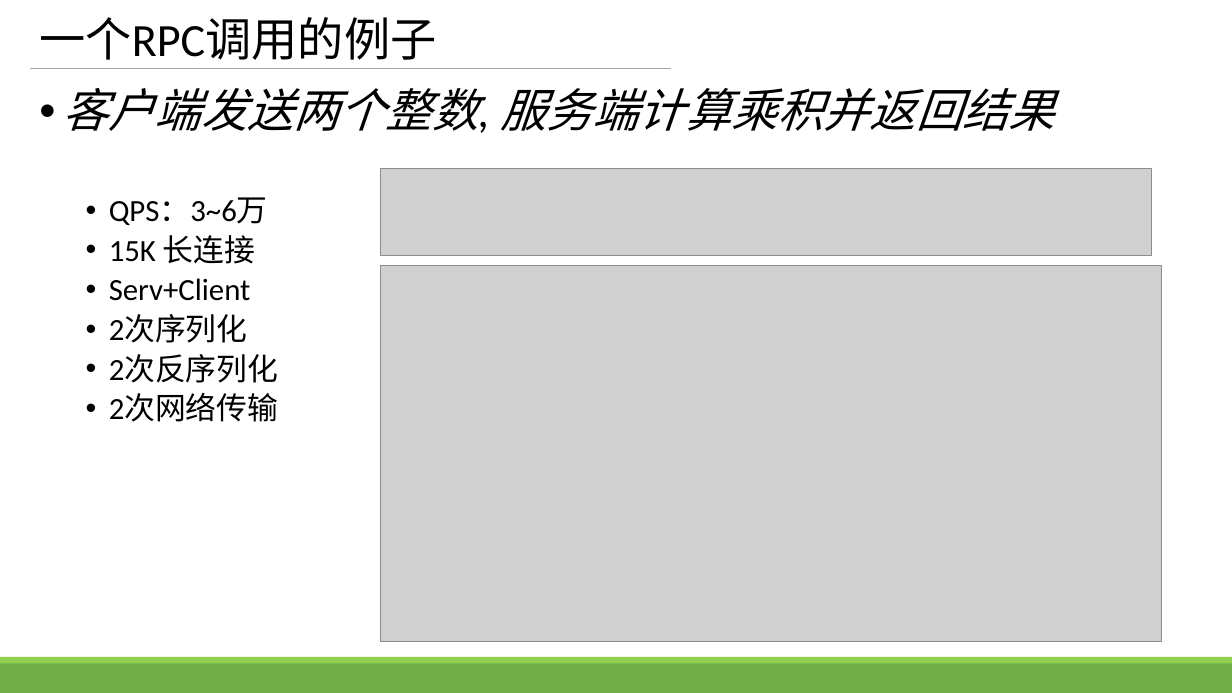
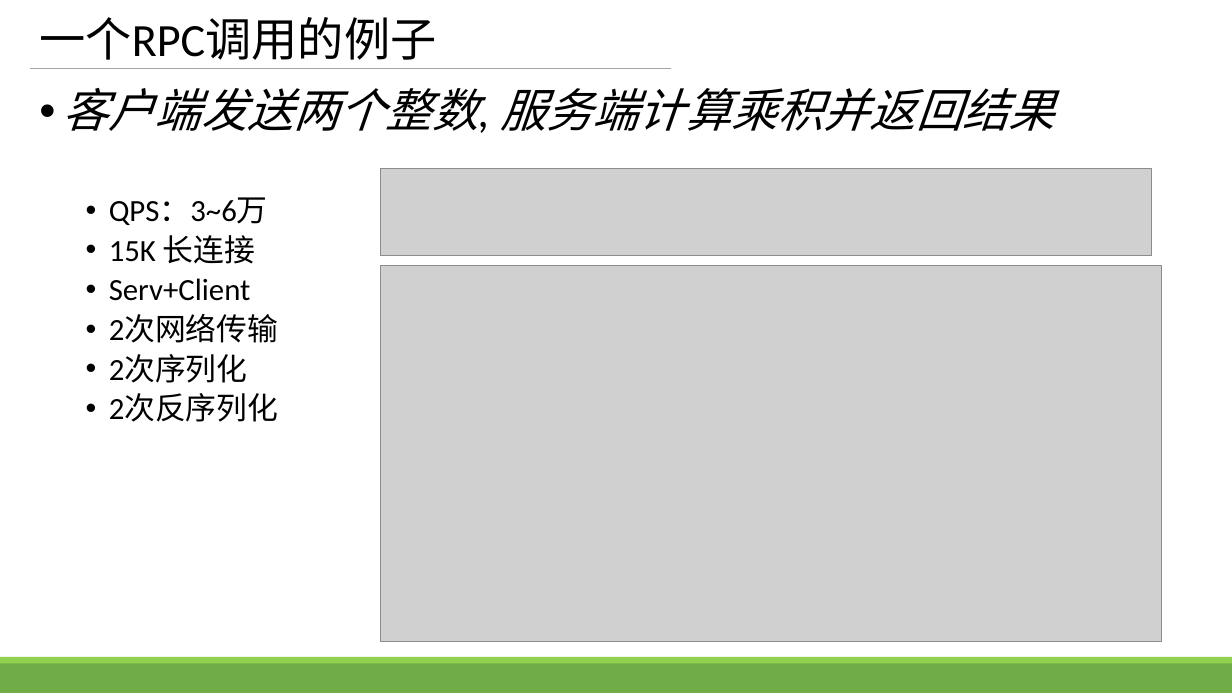
Before and after one commit to zhengbr2/sharing, a slide deck: slide 3 of GolangConcurency.pptx. Drawn at 1232x693 pixels with LibreOffice and Linux fonts; fonts in the diff are those of the drawing; grey boxes stand for pictures. Boxes give left, top, right and bottom in pixels: in the first picture for what was removed or moved away, otherwise in the second. Text is boxed around its words. In the diff, an @@ line names an element or a change of style, - is before the commit and + after.

```diff
--- a/GolangConcurency.pptx
+++ b/GolangConcurency.pptx
@@ text at [109,314,279,343]: paragraph added @@
+  • 2次网络传输
@@ text at [109,394,279,422]: paragraph removed @@
-  • 2次网络传输
```
Also in this commit, not shown: 7 other slides changed, 6 other files.
